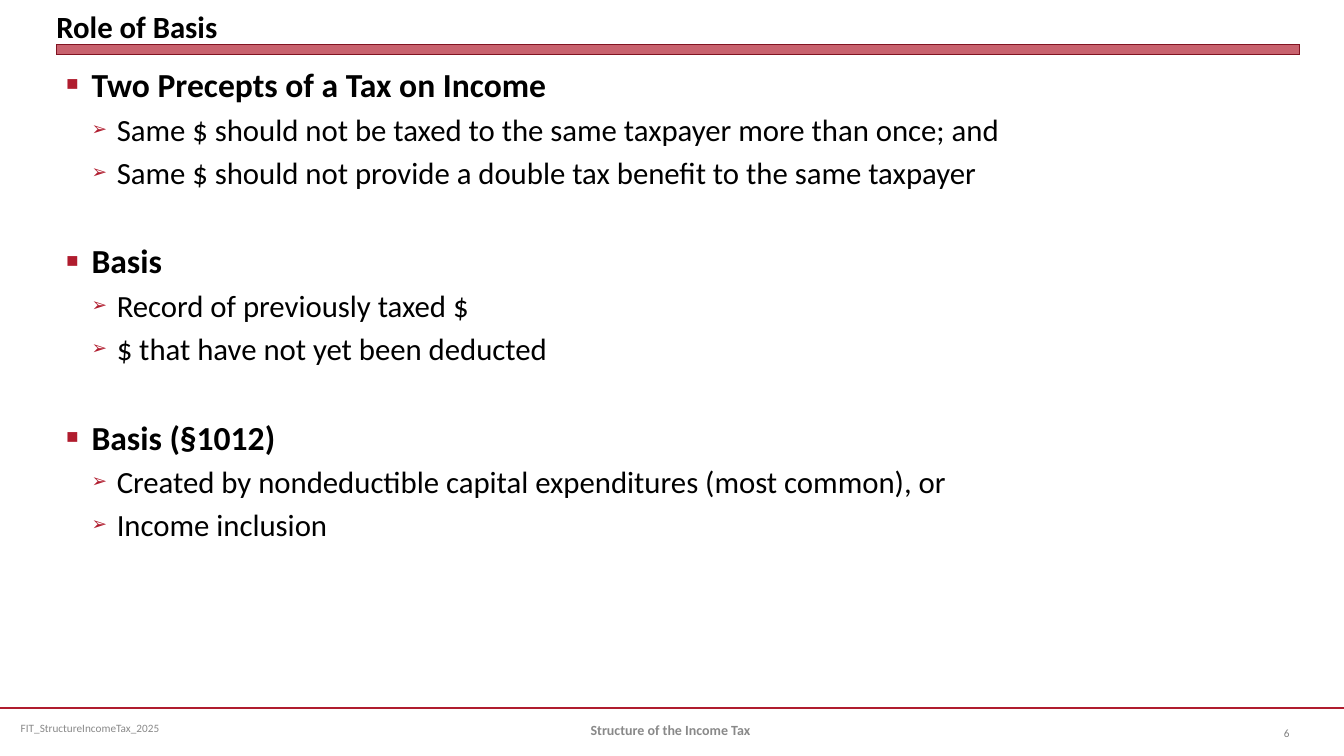
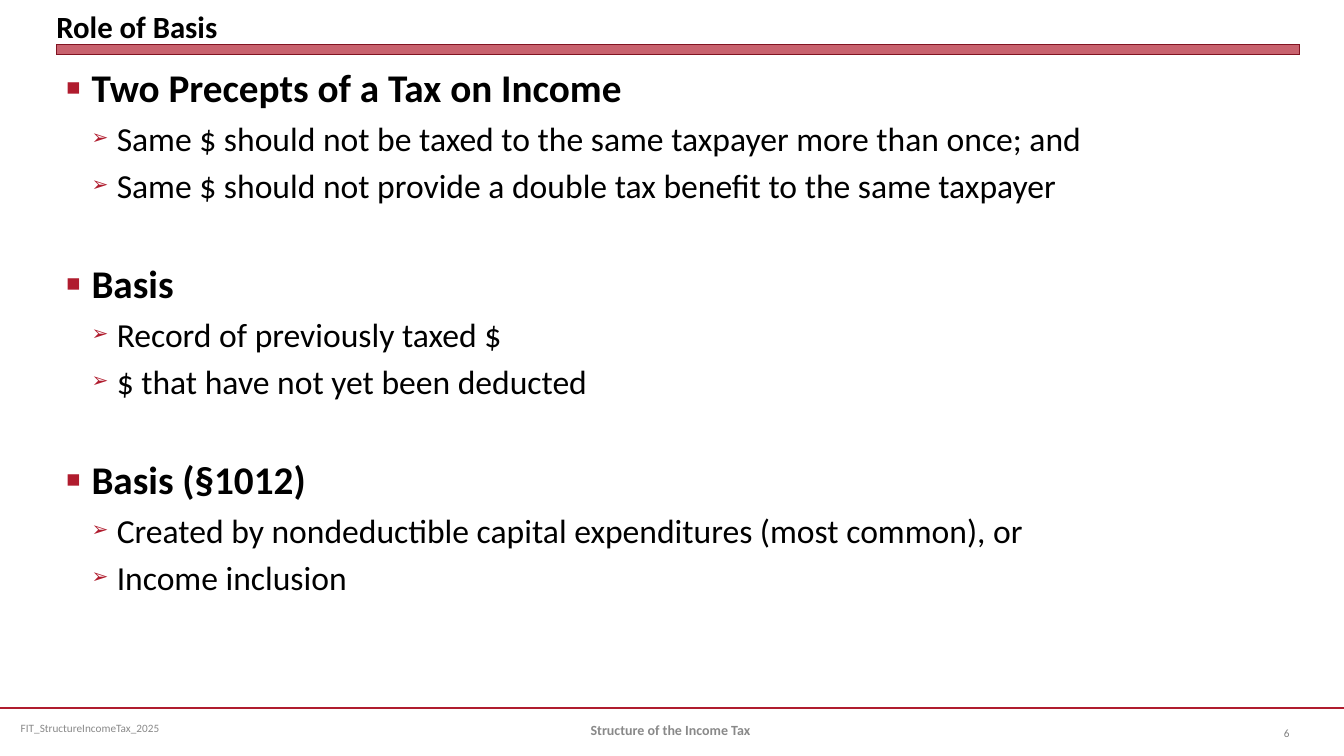
Before and after one commit to jmc877/Fed-Income-Tax, a slide deck: slide 6 of slides/FIT_StructureIncomeTax_2025.pptx. Drawn at 1344x756 pixels with LibreOffice and Linux fonts; fonts in the diff are those of the drawing. Boxes give left, top, right and bottom in pixels: in the first picture for what was removed or moved away, otherwise in the second. Text is boxed around its words. In the diff, an @@ line names an element or a change of style, - is before the commit and + after.

```diff
--- a/slides/FIT_StructureIncomeTax_2025.pptx
+++ b/slides/FIT_StructureIncomeTax_2025.pptx
@@ text "Two Precepts of a Tax ..." at <box>92,74,1080,591</box>: size 24 to 28 pt in "Two Precepts of a Tax on Income", "Basis", "Basis (§1012)"; size 22 to 24 pt in "Same $ should not be taxed to ...", "Same $ should not provide a double ...", "Record of previously taxed $", "$ that have not yet been deducted" and 2 more places @@
```
Also in this commit, not shown: 3 other slides changed, 6 slides added, 1 other file.
